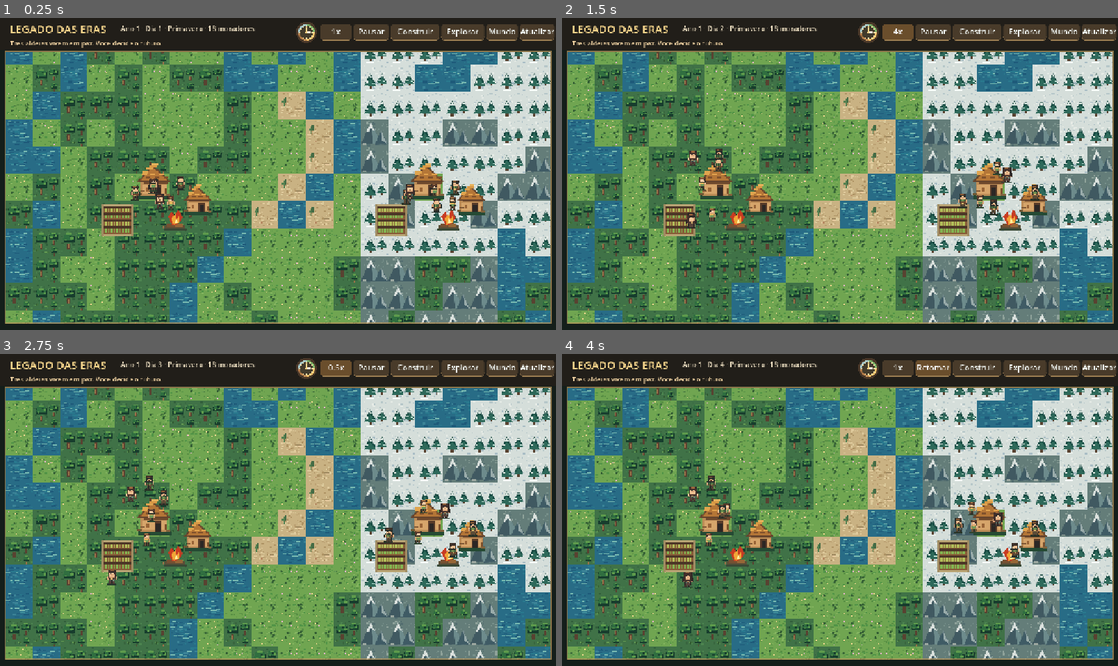
Above: before the commit, frames 1-4 (two rows, left to right).
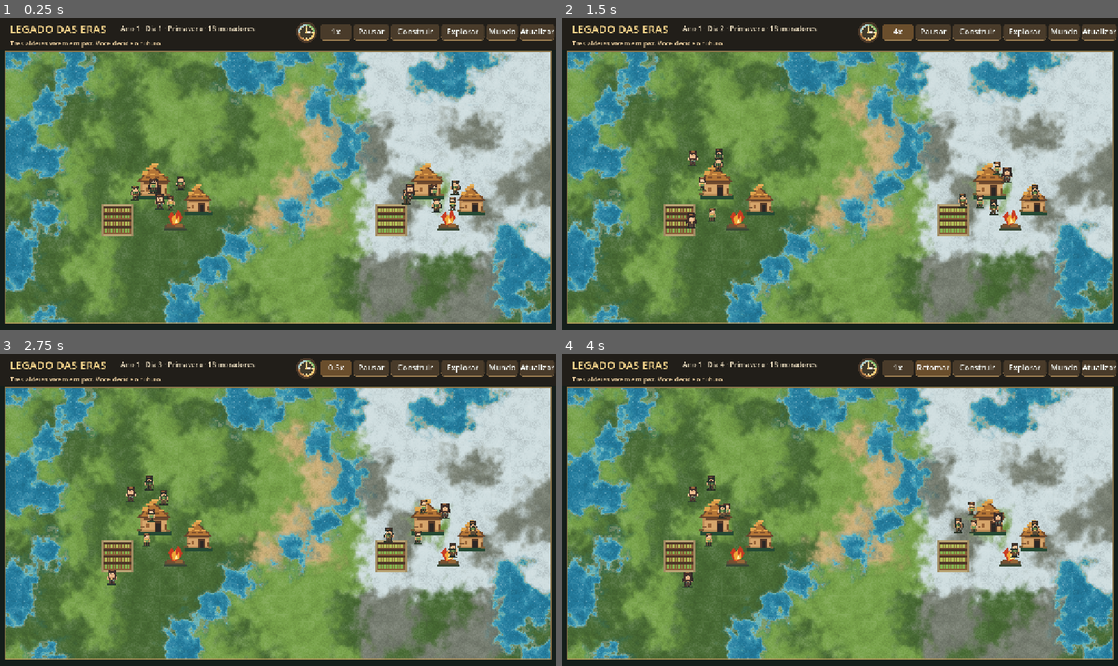
Above: after the commit, the same moments.

Repository: contateste123455667788994321-max/legados-das-eras
Game: Godot game, scene res://scenes/Main.tscn
Same seed, same stepped clock (60 frames per second), same inputs: the game is played once before the commit and once after it.
Inputs:
- Up to frame 1 (0.25 s): no input
- Up to frame 2 (1.5 s): click "1x" at 0.5 s; click "2x" at 1.25 s
- Up to frame 3 (2.75 s): click "4x" at 2 s
- Up to frame 4 (4 s): click "0.5x" at 2.75 s; click "Pausar" at 3.5 s

The runs differ from the first frame. In frame 1, 42% of the frame differs, in the area x 1-99%, y 10-98%; in frame 2, 42%; in frame 3, 42%; in frame 4, 42%.

Commit message:
Render continuous landscape, prevent empty map zoom, add resource inventory and first-person hotbar

Diff:
--- a/scripts/main.gd
+++ b/scripts/main.gd
@@ -15,6 +15,9 @@
 var controlled_id := 0
 var map_offset := Vector2.ZERO
 var zoom := 1.43
+var landscape_texture: ImageTexture
+var landscape_signature := 0
+var landscape_objects: Dictionary = {}
 var dragging := false
 var drag_started := Vector2.ZERO
 var active_touches: Dictionary = {}
@@ -272,6 +275,102 @@
 	else:
 		draw_texture_rect(texture, dest, false)
 
+
+func _landscape_color(kind: String, season: int) -> Color:
+	match kind:
+		"water": return Color("#247e9b")
+		"sand": return Color("#cdb17a")
+		"snow": return Color("#cedddf")
+		"mountain": return Color("#777e71")
+		"forest":
+			return Color("#496c35") if season != 3 else Color("#a7b9b3")
+		_:
+			if season == 2: return Color("#a89b4d")
+			if season == 3: return Color("#c6d6d0")
+			return Color("#78a34a")
+
+func _make_landscape() -> void:
+	var season: int = int(world.day / 90.0) % 4
+	var signature: int = hash([world.tiles, season])
+	if landscape_texture != null and signature == landscape_signature:
+		return
+	landscape_signature = signature
+	const DETAIL := 24
+	var img := Image.create(World.SIZE * DETAIL, World.SIZE * DETAIL, false, Image.FORMAT_RGB8)
+	var noise := FastNoiseLite.new()
+	noise.seed = 527
+	noise.frequency = 0.055
+	for py in range(img.get_height()):
+		for px in range(img.get_width()):
+			var fx: float = float(px) / DETAIL - 0.5 + noise.get_noise_2d(px, py) * 0.65
+			var fy: float = float(py) / DETAIL - 0.5 + noise.get_noise_2d(px + 431, py + 217) * 0.65
+			var x0: int = clampi(floori(fx), 0, World.SIZE - 1)
+			var y0: int = clampi(floori(fy), 0, World.SIZE - 1)
+			var x1: int = clampi(floori(fx) + 1, 0, World.SIZE - 1)
+			var y1: int = clampi(floori(fy) + 1, 0, World.SIZE - 1)
+			var tx: float = smoothstep(0.12, 0.88, fposmod(fx, 1.0))
+			var ty: float = smoothstep(0.12, 0.88, fposmod(fy, 1.0))
+			var a: Color = _landscape_color(str(world.tiles[y0][x0]), season)
+			var b: Color = _landscape_color(str(world.tiles[y0][x1]), season)
+			var d: Color = _landscape_color(str(world.tiles[y1][x0]), season)
+			var e: Color = _landscape_color(str(world.tiles[y1][x1]), season)
+			var col: Color = a.lerp(b, tx).lerp(d.lerp(e, tx), ty)
+			var water: float = lerpf(lerpf(float(str(world.tiles[y0][x0]) == "water"), float(str(world.tiles[y0][x1]) == "water"), tx), lerpf(float(str(world.tiles[y1][x0]) == "water"), float(str(world.tiles[y1][x1]) == "water"), tx), ty)
+			var grain: float = float(posmod(px * 79 + py * 131 + px * py * 17, 97)) / 97.0
+			var shade: float = noise.get_noise_2d(px, py) * 0.14 + (grain - 0.5) * 0.12
+			if water > 0.46:
+				col = Color("#237c9e").lerp(Color("#52b6ca"), clampf((1.0-water)*1.5 + shade, 0.0, 0.85))
+				if water < 0.60: col = col.lerp(Color("#b6c9a0"), 0.32)
+				elif grain > 0.89 and py % 5 == 0: col = col.lightened(0.20)
+			elif water > 0.28:
+				col = col.lerp(Color("#c1b17a"), 0.38)
+			col = col.lightened(shade) if shade > 0.0 else col.darkened(-shade)
+			img.set_pixel(px, py, col)
+	landscape_texture = ImageTexture.create_from_image(img)
+
+func _draw_landscape() -> void:
+	_make_landscape()
+	var side: float = TILE_SIZE * zoom
+	var dest := Rect2(_world_to_screen(Vector2.ZERO), Vector2.ONE * side * World.SIZE)
+	var clipped: Rect2 = dest.intersection(MAP_AREA)
+	if clipped.has_area():
+		var source := Rect2((clipped.position-dest.position)/dest.size*landscape_texture.get_size(), clipped.size/dest.size*landscape_texture.get_size())
+		draw_texture_rect_region(landscape_texture, clipped, source)
+	for y in range(World.SIZE):
+		for x in range(World.SIZE):
+			var kind: String = str(world.tiles[y][x])
+			var seed: int = posmod(x*7919+y*104729+x*y*71, 997)
+			var pos: Vector2 = _world_to_screen(Vector2(x + 0.25 + float(seed % 13)*0.04, y + 0.35 + float(seed % 9)*0.045))
+			if not MAP_AREA.grow(-side*0.45).has_point(pos): continue
+			var near_house := false
+			for town in world.towns:
+				if Vector2(x,y).distance_to(Vector2(float(town["x"]),float(town["y"]))) < 2.8:
+					near_house = true
+					break
+			if near_house: continue
+			if kind == "forest" or (kind == "grass" and seed % 8 == 0):
+				_draw_landscape_object("tree", pos, side * (0.94 + float(seed%9)*0.04))
+				if kind == "forest" and seed % 3 != 0:
+					_draw_landscape_object("tree", pos + Vector2(side*0.35,side*0.19), side*0.72)
+			elif kind == "snow" and seed % 4 != 0:
+				_draw_landscape_object("pine", pos, side*1.05)
+			elif kind == "mountain":
+				_draw_landscape_object("rock", pos, side*1.18)
+			elif kind == "sand" and seed % 4 == 0:
+				_draw_landscape_object("cactus", pos, side*0.66)
+
+func _draw_landscape_object(key: String, p: Vector2, size: float) -> void:
+	if not landscape_objects.has(key):
+		var tex: Resource = load("res://assets/landscape/" + key + ".svg")
+		if tex is Texture2D: landscape_objects[key] = tex
+		else: return
+	var texture: Texture2D = landscape_objects[key]
+	var dest := Rect2(p-Vector2(size*0.5,size*0.85), Vector2(size,size))
+	var clipped: Rect2 = dest.intersection(MAP_AREA)
+	if clipped.has_area():
+		draw_texture_rect_region(texture, clipped, Rect2((clipped.position-dest.position)/dest.size*texture.get_size(),clipped.size/dest.size*texture.get_size()))
+
+
 func _draw() -> void:
 	# Interface discreta: mapa em quase toda a area util do aparelho.
 	draw_rect(Rect2(0, 0, 1280, 720), Color("#141e1a"), true)
@@ -285,24 +384,7 @@
 		draw_rect(MAP_AREA, Color("#af986c", 0.28), false, 2.0)
 		_draw_character_hud()
 		return
-	var scale_size := TILE_SIZE * zoom
-	for y in range(world.tiles.size()):
-		var row: Array = world.tiles[y]
-		for x in range(row.size()):
-			var position := _world_to_screen(Vector2(x, y))
-			var tile_rect := Rect2(position, Vector2(scale_size + 0.5, scale_size + 0.5))
-			if not tile_rect.intersects(MAP_AREA):
-				continue
-			var clipped_tile: Rect2 = tile_rect.intersection(MAP_AREA)
-			if clipped_tile.size.x <= 0.0 or clipped_tile.size.y <= 0.0:
-				continue
-			var tile: String = _terrain_type(str(row[x]))
-			if tile_textures.has(tile):
-				var tile_texture: Texture2D = tile_textures[tile]
-				var region := Rect2((clipped_tile.position - tile_rect.position) / tile_rect.size * tile_texture.get_size(), clipped_tile.size / tile_rect.size * tile_texture.get_size())
-				draw_texture_rect_region(tile_texture, clipped_tile, region)
-			else:
-				draw_rect(clipped_tile, Color("#528c55"), true)
+	_draw_landscape()
 	# Quantidade real de casas e fazendas aparece no mapa, conforme o estoque da vila.
 	var house_spots: Array[Vector2] = [
 		Vector2(0.0, -0.35), Vector2(1.60, 0.35), Vector2(-1.25, -0.75),
@@ -410,8 +492,17 @@
 	draw_line(sight + Vector2(3, 0), sight + Vector2(10, 0), Color("#e7dbbc", 0.72), 2.0)
 	draw_line(sight - Vector2(0, 10), sight - Vector2(0, 3), Color("#e7dbbc", 0.72), 2.0)
 	draw_line(sight + Vector2(0, 3), sight + Vector2(0, 10), Color("#e7dbbc", 0.72), 2.0)
-	draw_rect(Rect2(840, 643, 405, 42), Color("#1c2a21", 0.8), true)
-	draw_string(ThemeDB.fallback_font, Vector2(854, 670), "Analógico: andar  •  lado direito: olhar", HORIZONTAL_ALIGNMENT_LEFT, -1, 17, Color("#f8e0b3"))
+	var actor: Dictionary = world.get_actor(controlled_id)
+	for i in range(4):
+		var keys := ["wood", "food", "stone", "water"]
+		var names := ["Madeira", "Comida", "Pedra", "Agua"]
+		var slot := Rect2(418 + i * 110, 641, 106, 54)
+		draw_rect(slot, Color("#26291f", 0.90), true)
+		draw_rect(slot, Color("#b39c6e"), false, 2)
+		draw_string(ThemeDB.fallback_font, slot.position + Vector2(8, 20), names[i], HORIZONTAL_ALIGNMENT_LEFT, -1, 15, Color("#e8d4ab"))
+		draw_string(ThemeDB.fallback_font, slot.position + Vector2(8, 43), str(int(actor.get(keys[i], 0))), HORIZONTAL_ALIGNMENT_LEFT, -1, 21, Color.WHITE)
+	draw_rect(Rect2(865, 643, 380, 42), Color("#1c2a21", 0.8), true)
+	draw_string(ThemeDB.fallback_font, Vector2(875, 670), "Andar à esquerda  •  olhar à direita", HORIZONTAL_ALIGNMENT_LEFT, -1, 17, Color("#f8e0b3"))
 
 
 func _draw_panel(rect: Rect2, fill: Color) -> void:
@@ -553,7 +644,7 @@
 	if pinch_distance > 2.0:
 		# O centro pode mudar durante a pinça: permitir zoom E deslocamento suave.
 		var anchor: Vector2 = _screen_to_world(pinch_midpoint)
-		zoom = clampf(zoom * (current_distance / pinch_distance), 0.55, 3.5)
+		zoom = clampf(zoom * (current_distance / pinch_distance), MAP_AREA.size.x / (float(World.SIZE) * TILE_SIZE), 3.5)
 		map_offset = center - MAP_ORIGIN - anchor * TILE_SIZE * zoom
 		_clamp_map()
 	pinch_distance = current_distance
@@ -561,7 +652,7 @@
 
 func _zoom_around(screen_point: Vector2, desired_zoom: float) -> void:
 	var anchor: Vector2 = _screen_to_world(screen_point)
-	zoom = clampf(desired_zoom, 0.55, 3.5)
+	zoom = clampf(desired_zoom, MAP_AREA.size.x / (float(World.SIZE) * TILE_SIZE), 3.5)
 	map_offset = screen_point - MAP_ORIGIN - anchor * TILE_SIZE * zoom
 	_clamp_map()
 
@@ -666,6 +757,7 @@
 		actor["y"] = clampf(float(actor["y"]) + step.y, 1.0, float(World.SIZE - 2))
 
 func _clamp_map() -> void:
+	zoom = maxf(zoom, MAP_AREA.size.x / (float(World.SIZE) * TILE_SIZE))
 	var side: float = float(World.SIZE) * TILE_SIZE * zoom
 	if side <= MAP_AREA.size.x:
 		map_offset.x = MAP_AREA.get_center().x - MAP_ORIGIN.x - side * 0.5
@@ -1021,6 +1113,12 @@
 	elif biome == "sand":
 		actor["food"] = int(actor.get("food", 0)) + 1
 		world.news = str(actor["name"]) + " encontrou mantimentos no deserto."
+	elif biome == "mountain":
+		actor["stone"] = int(actor.get("stone", 0)) + 2
+		world.news = str(actor["name"]) + " coletou 2 pedras."
+	elif biome == "water":
+		actor["water"] = int(actor.get("water", 0)) + 2
+		world.news = str(actor["name"]) + " coletou 2 unidades de agua."
 	elif biome == "snow":
 		actor["wood"] = int(actor.get("wood", 0)) + 1
 		world.news = str(actor["name"]) + " guardou lenha para o frio."
@@ -1034,18 +1132,45 @@
 	if actor.is_empty() and selected_person_id > 0:
 		actor = world.get_person(selected_person_id)
 	var dialog := AcceptDialog.new()
-	dialog.title = "Mochila e condicao"
+	dialog.title = "Inventario"
+	dialog.ok_button_text = "Fechar"
 	if actor.is_empty():
-		dialog.dialog_text = "Selecione um habitante no mapa e toque em Explorar para assumir o controle."
+		dialog.dialog_text = "Selecione um habitante para abrir a mochila."
 	else:
-		var message := "%s\nVida: %d\nMadeira: %d\nComida: %d" % [str(actor.get("name", "Habitante")), int(float(actor.get("health", 100.0))), int(actor.get("wood", 0)), int(actor.get("food", 0))]
+		var content := VBoxContainer.new()
+		content.custom_minimum_size = Vector2(520, 280)
+		var header := Label.new()
+		header.text = "%s  |  Vida: %d" % [str(actor.get("name", "Habitante")), int(float(actor.get("health", 100.0)))]
+		header.add_theme_font_size_override("font_size", 23)
+		content.add_child(header)
+		var grid := GridContainer.new()
+		grid.columns = 4
+		content.add_child(grid)
+		for item in [["Madeira", "wood", Color("#ad8052")], ["Comida", "food", Color("#a8bb65")], ["Pedra", "stone", Color("#a2aaa8")], ["Agua", "water", Color("#56aace")]]:
+			var slot := PanelContainer.new()
+			slot.custom_minimum_size = Vector2(124, 84)
+			var style := StyleBoxFlat.new()
+			style.bg_color = Color("#2e3027")
+			style.border_color = item[2]
+			style.set_border_width_all(2)
+			slot.add_theme_stylebox_override("panel", style)
+			var label := Label.new()
+			label.text = "%s\n%d" % [str(item[0]), int(actor.get(str(item[1]), 0))]
+			label.horizontal_alignment = HORIZONTAL_ALIGNMENT_CENTER
+			label.vertical_alignment = VERTICAL_ALIGNMENT_CENTER
+			label.add_theme_font_size_override("font_size", 20)
+			slot.add_child(label)
+			grid.add_child(slot)
 		if actor.has("town"):
 			var town: Dictionary = world.get_town(int(actor["town"]))
-			message += "\n\nAldeia: %s\nEstoque da tribo:\nMadeira: %d\nAlimentos: %d" % [str(town.get("name", "Sem aldeia")), int(float(town.get("wood", 0.0))), int(float(town.get("food", 0.0)))]
-		dialog.dialog_text = message
+			var stock := Label.new()
+			stock.text = "Estoque da aldeia (separado da mochila)\nMadeira: %d   Comida: %d   Agua: %d" % [int(town.get("wood", 0)), int(town.get("food", 0)), int(town.get("water", 0))]
+			content.add_child(stock)
+		dialog.add_child(content)
 	add_child(dialog)
-	dialog.popup_centered(Vector2i(470, 360))
+	dialog.popup_centered(Vector2i(570, 350))
 	dialog.confirmed.connect(dialog.queue_free)
+	dialog.canceled.connect(dialog.queue_free)
 
 func _show_details() -> void:
 	var lines: Array[String] = []
